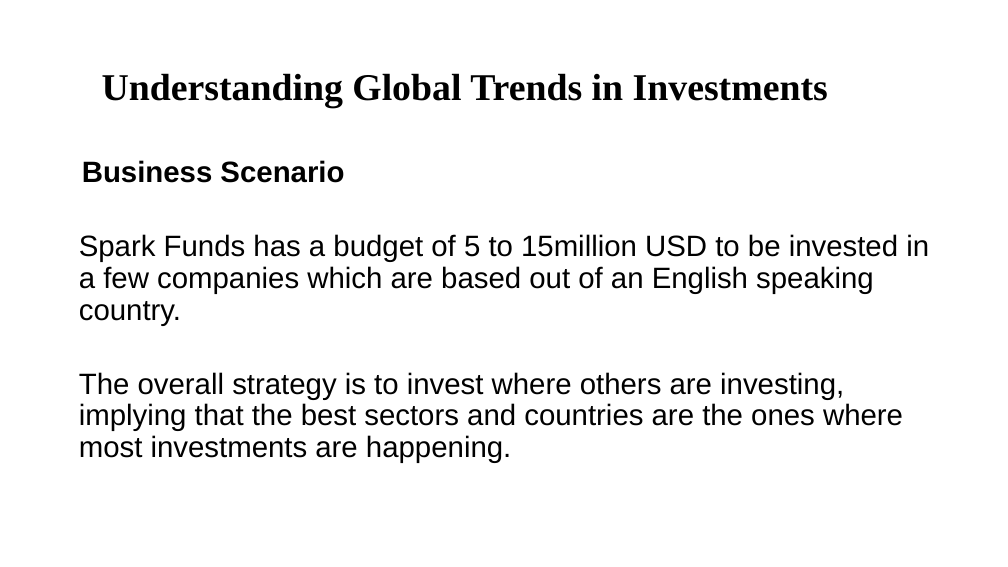
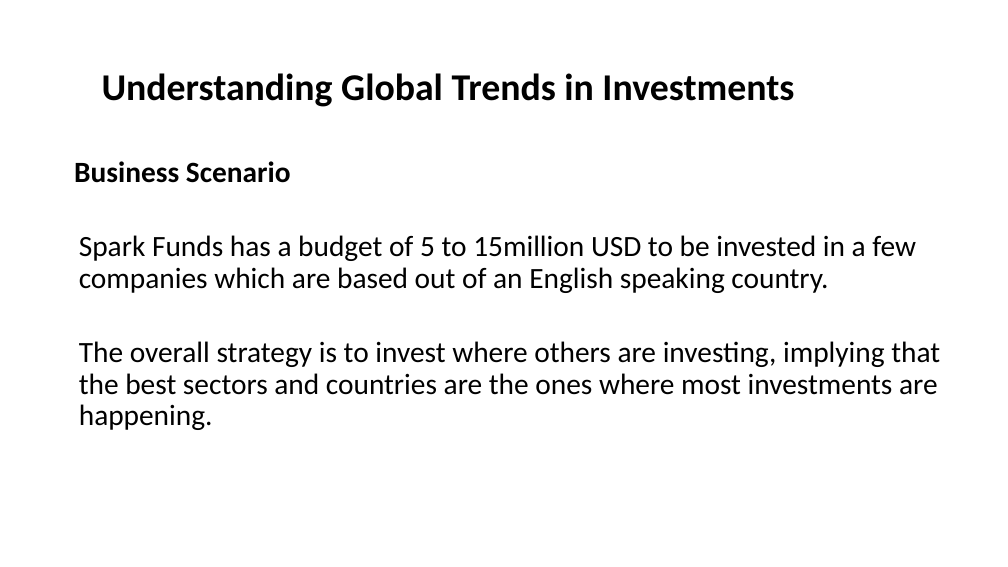
Before and after one commit to sureshballa/data-science-projects, a slide deck: slide 2 of Investment-case-study-group-project/Spark Funds Presentation - V2.pptx. Drawn at 1008x567 pixels with LibreOffice and Linux fonts; fonts in the diff are those of the drawing; background and template pictures are left out. Boxes give left, top, right and bottom in pixels: in the first picture for what was removed or moved away, otherwise in the second. Text is boxed around its words. In the diff, an @@ line names an element or a change of style, - is before the commit and + after.

Commit message:
Final updates to slide deck and R code to include top 2 primary sectors within each Others main sector for all three countries

```diff
--- a/Investment-case-study-group-project/Spark Funds Presentation - V2.pptx
+++ b/Investment-case-study-group-project/Spark Funds Presentation - V2.pptx
@@ title "Understanding Global Trends in Investments" at (102, 73, 794, 107): font Times New Roman to Calibri @@
@@ text "Business Scenario" at (74, 161, 940, 430): font Arial to Calibri @@
```
Also in this commit, not shown: 9 other slides changed, 2 other files.
